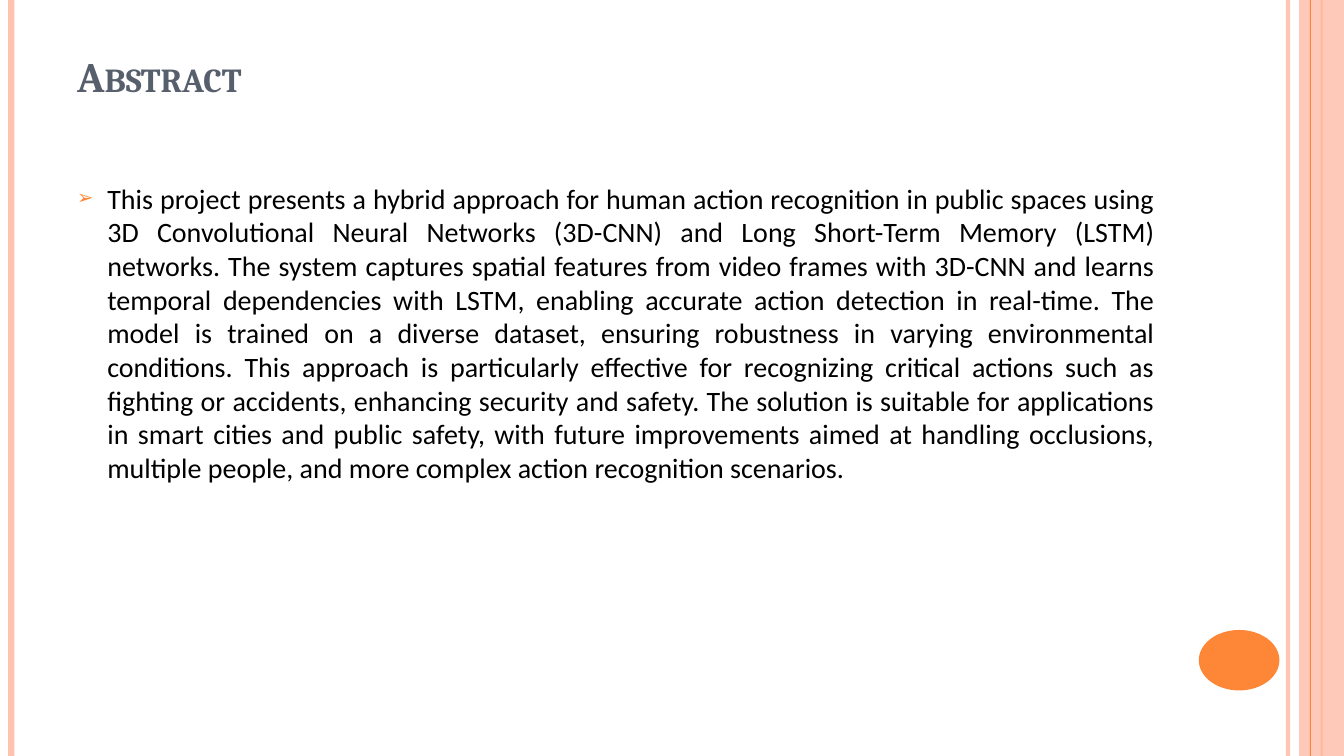
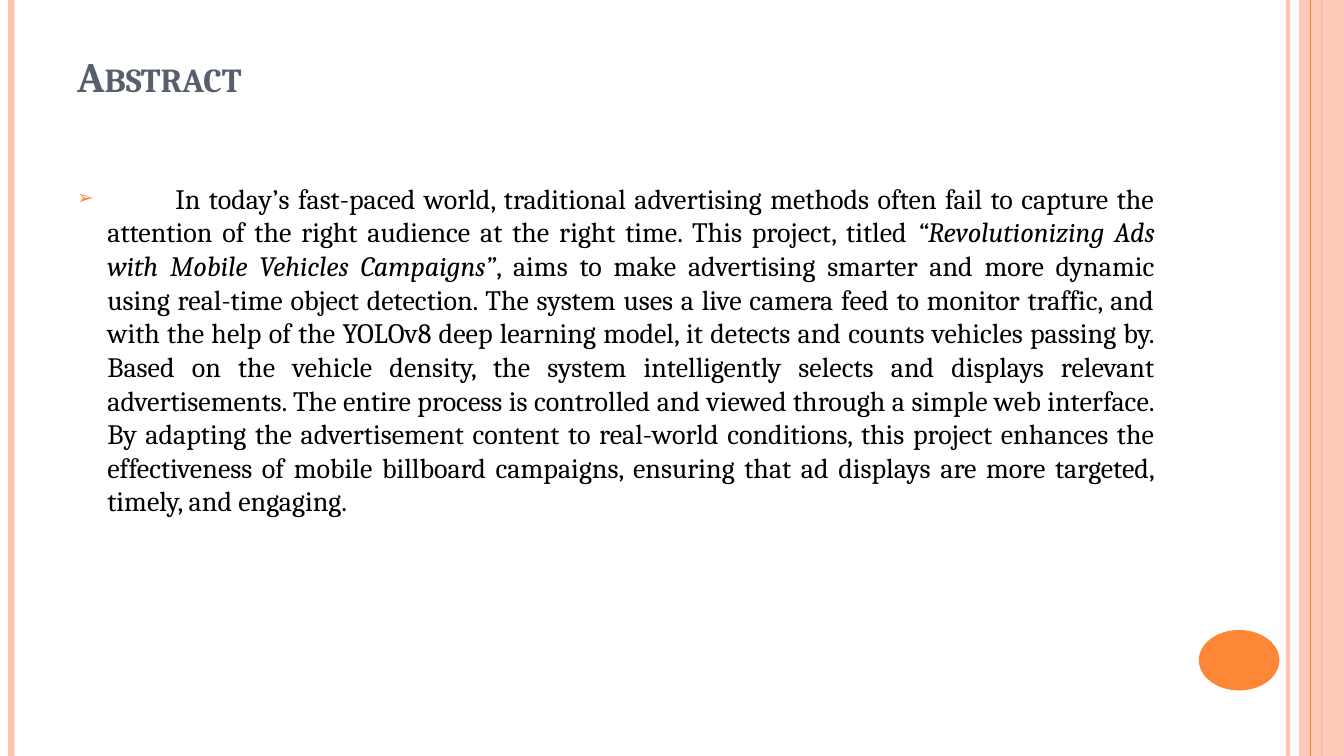
Before and after one commit to karthikeya-goud/Mini_project, a slide deck: slide 3 of B10 PRC 3.pptx. Drawn at 1344x756 pixels with LibreOffice and Linux fonts; fonts in the diff are those of the drawing. Boxes give left, top, right and bottom in pixels: in the first picture for what was removed or moved away, otherwise in the second. Text is boxed around its words. In the diff, an @@ line names an element or a change of style, - is before the commit and + after.

```diff
--- a/B10 PRC 3.pptx
+++ b/B10 PRC 3.pptx
@@ text at (107, 189, 1155, 517): text changed; font Calibri to Cambria @@
-➢ This project presents a hybrid approach for human action recognition in public spaces using 3D Convolutional Neural Networks (3D-CNN) and Long Short-Term Memory (LSTM) networks. The system captures spatial features from video frames with 3D-CNN and learns temporal dependencies with LSTM, enabling accurate action detection in real-time. The model is trained on a diverse dataset, ensuring robustness in varying environmental conditions. This approach is particularly effective for recognizing critical actions such as fighting or accidents, enhancing security and safety. The solution is suitable for applications in smart cities and public safety, with future improvements aimed at handling occlusions, multiple people, and more complex action recognition scenarios.
+➢ In today’s fast-paced world, traditional advertising methods often fail to capture the attention of the right audience at the right time. This project, titled “Revolutionizing Ads with Mobile Vehicles Campaigns”, aims to make advertising smarter and more dynamic using real-time object detection. The system uses a live camera feed to monitor traffic, and with the help of the YOLOv8 deep learning model, it detects and counts vehicles passing by. Based on the vehicle density, the system intelligently selects and displays relevant advertisements. The entire process is controlled and viewed through a simple web interface. By adapting the advertisement content to real-world conditions, this project enhances the effectiveness of mobile billboard campaigns, ensuring that ad displays are more targeted, timely, and engaging.
```
Also in this commit, not shown: 15 other slides changed, 3 slides added, 6 slides removed.
